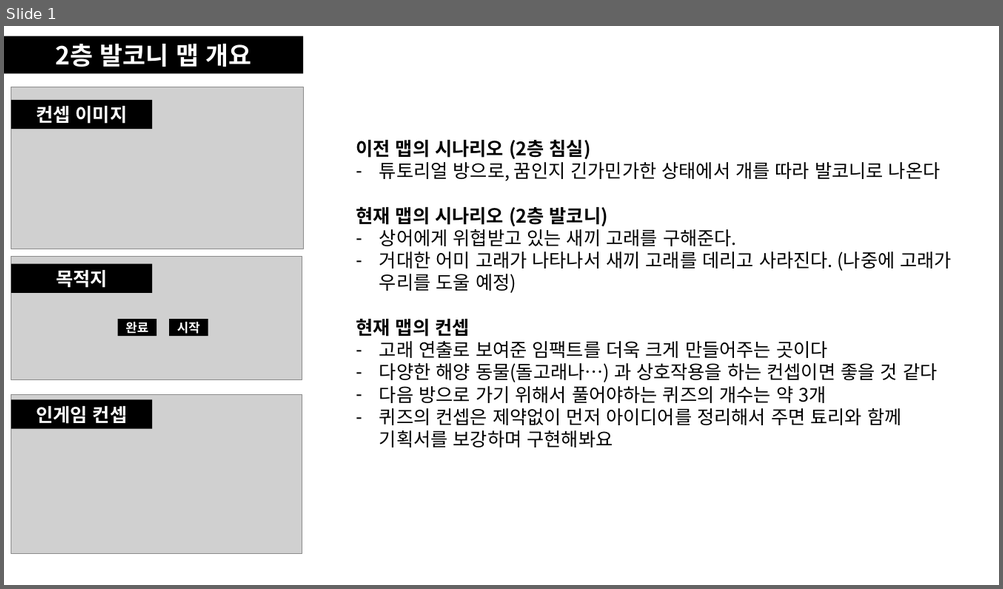
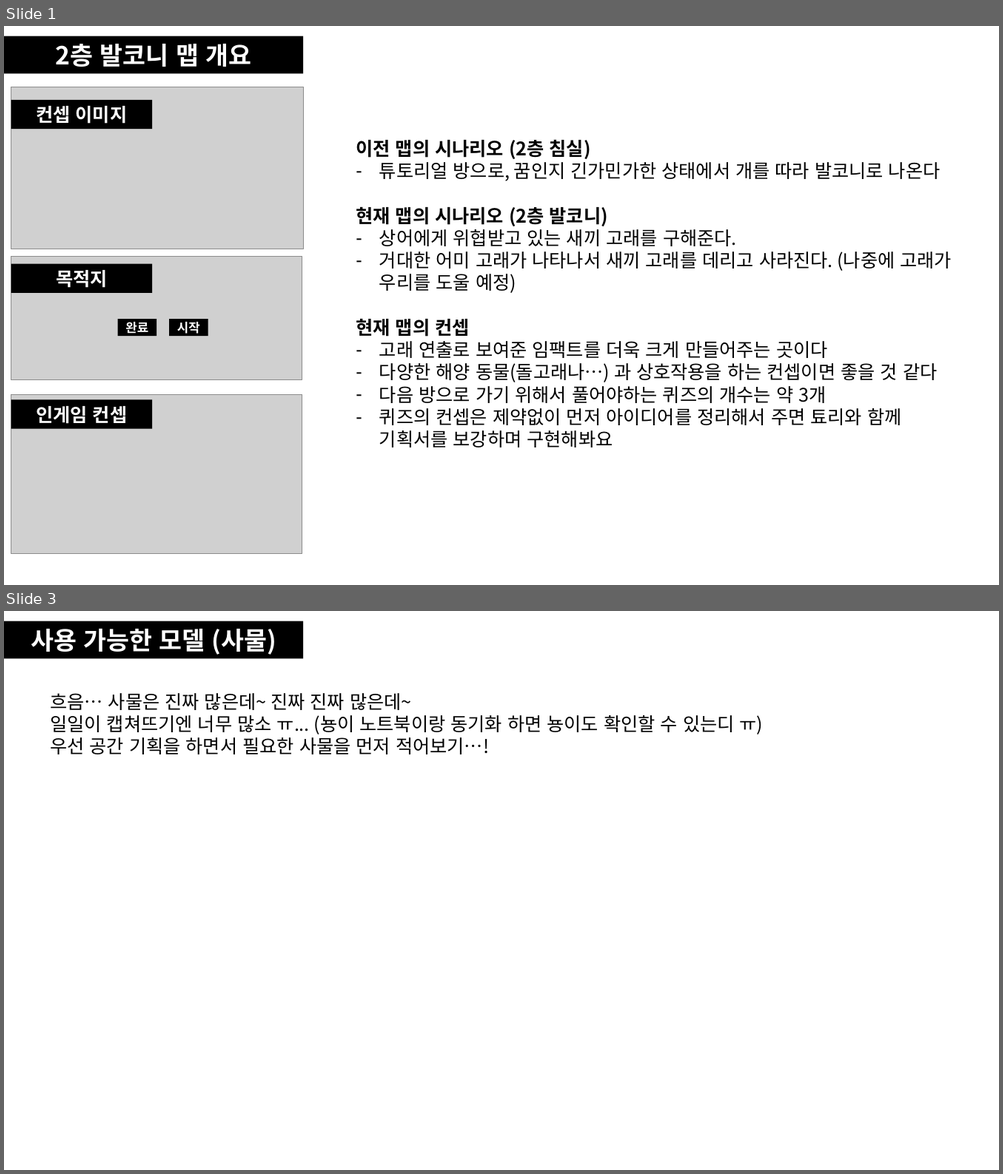
Before and after one commit to khc1201/RoomEscape, a slide deck: Dream/Build/씬 기획.pptx. Shown one above the other, each under a label of ours: slide 1 before the commit, slides 1 and 3 after it; the slides between them are not shown. The pictures are 1003x589 and 1003x1174 pixels, drawn with LibreOffice and Linux fonts; fonts in the diff are those of the drawing; grey boxes stand for pictures. Boxes give left, top, right and bottom in pixels: in the first picture for what was removed or moved away, otherwise in the second. Text is boxed around its words. In the diff, an @@ line names an element or a change of style, - is before the commit and + after.

```diff
--- a/Dream/Build/씬 기획.pptx
+++ b/Dream/Build/씬 기획.pptx
@@ slide 3 added at <box>4,611,999,1170</box>, background #FFFFFF @@
@@ rectangle added at <box>4,621,303,659</box>, fill #000000, 24 pt, text #FFFFFF, bold @@
+사용 가능한 모델 (사물)
@@ text added at <box>50,693,763,755</box>, 18 pt, text #000000 @@
+흐음… 사물은 진짜 많은데~ 진짜 진짜 많은데~
+일일이 캡쳐뜨기엔 너무 많소 ㅠ... (뇽이 노트북이랑 동기화 하면 뇽이도 확인할 수 있는디 ㅠ)
+우선 공간 기획을 하면서 필요한 사물을 먼저 적어보기…!
```
Also in this commit, not shown: 2 slides changed, 6 other slides added, 2 slides removed, 36 other files.
